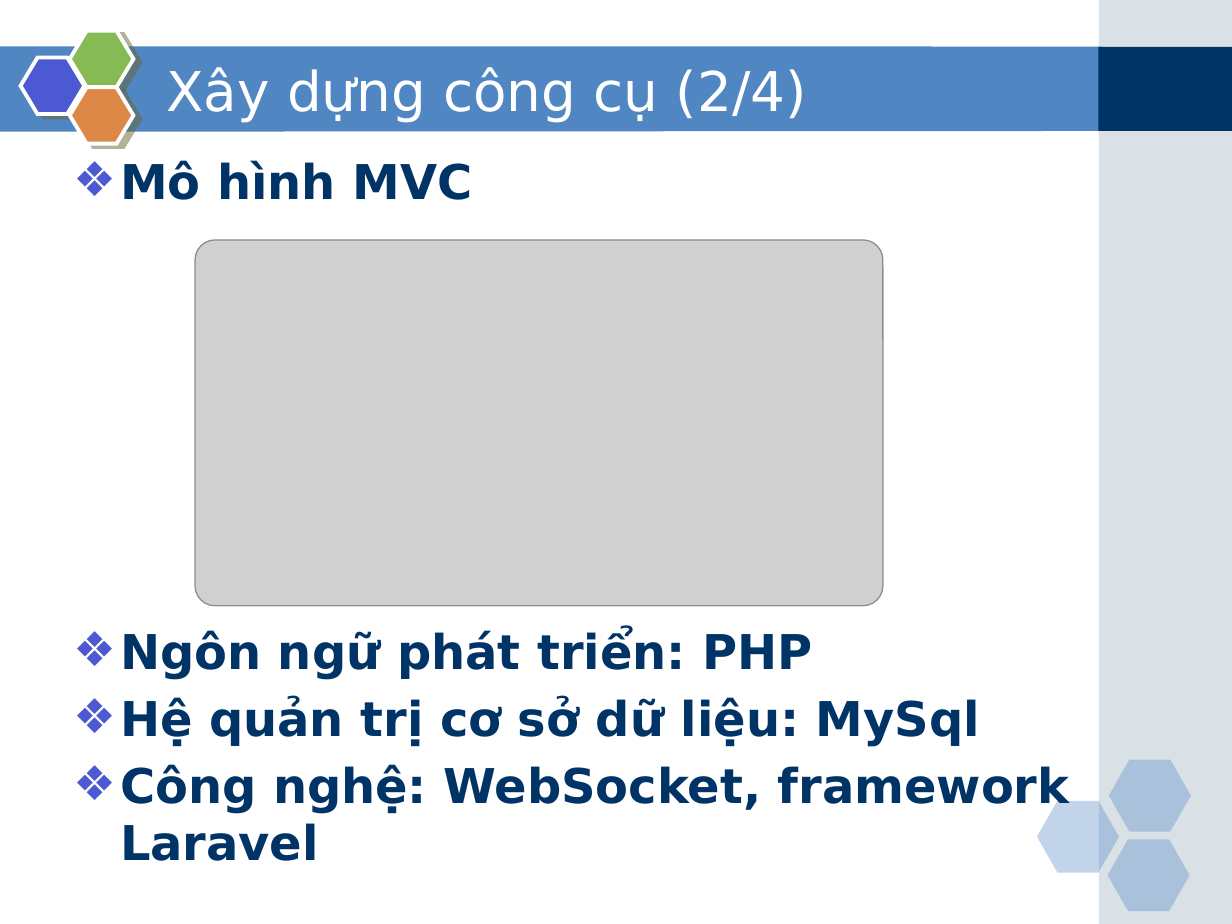
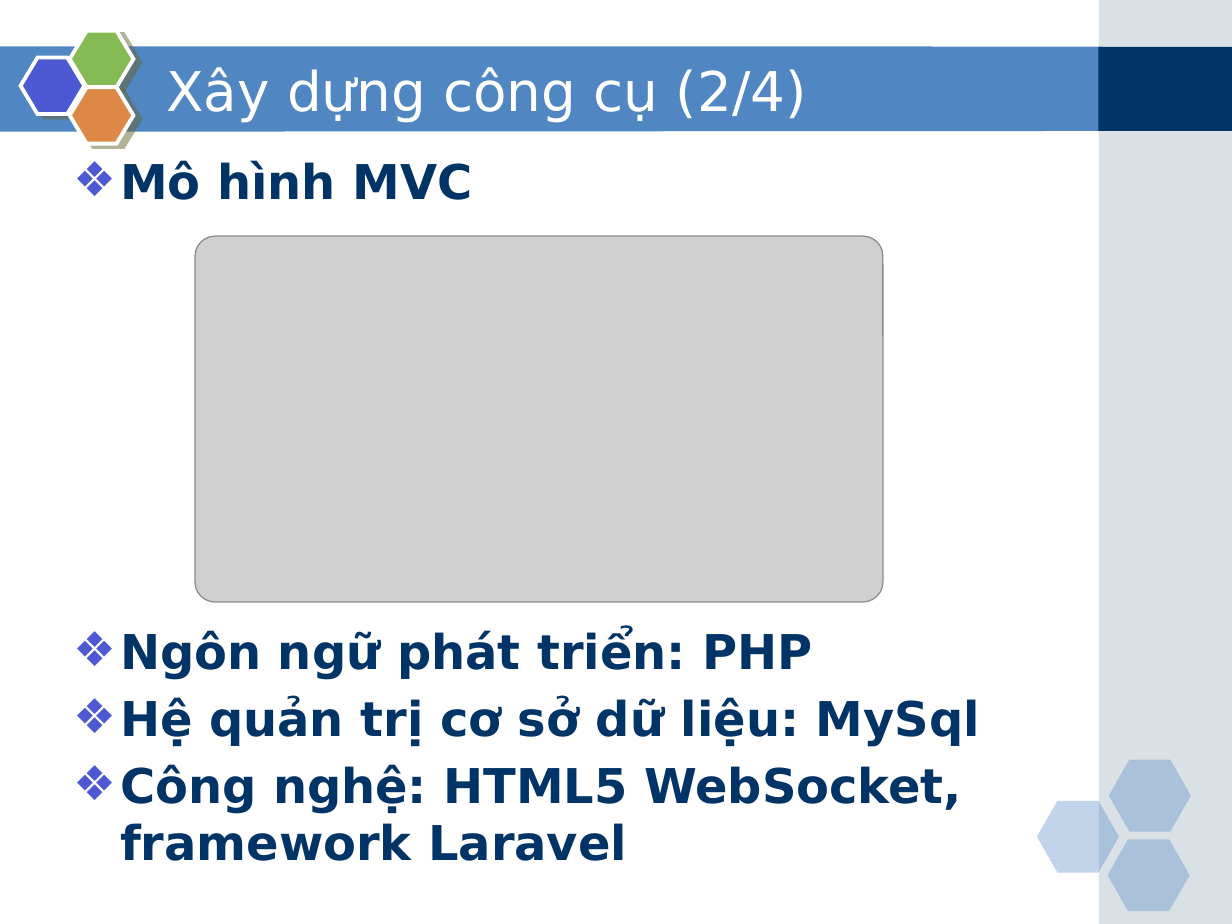
Before and after one commit to phamduong/graduation-project-agile-tool, a slide deck: slide 19 of Báo cáo/Slide bao cao.pptx (slide 16 before the commit). Drawn at 1232x924 pixels with LibreOffice and Linux fonts; fonts in the diff are those of the drawing; grey boxes stand for pictures. Boxes give left, top, right and bottom in pixels: in the first picture for what was removed or moved away, otherwise in the second. Text is boxed around its words. In the diff, an @@ line names an element or a change of style, - is before the commit and + after.

```diff
--- a/Báo cáo/Slide bao cao.pptx
+++ b/Báo cáo/Slide bao cao.pptx
@@ picture: place and size @@
-picture at [195,240,882,606]
+picture at [195,237,882,602]
@@ text at [120,764,962,861]: text changed @@
-❖ Công nghệ: WebSocket, framework Laravel
+❖ Công nghệ: HTML5 WebSocket, framework Laravel
```
Also in this commit, not shown: 12 other slides changed, 3 slides added, 12 other files.
